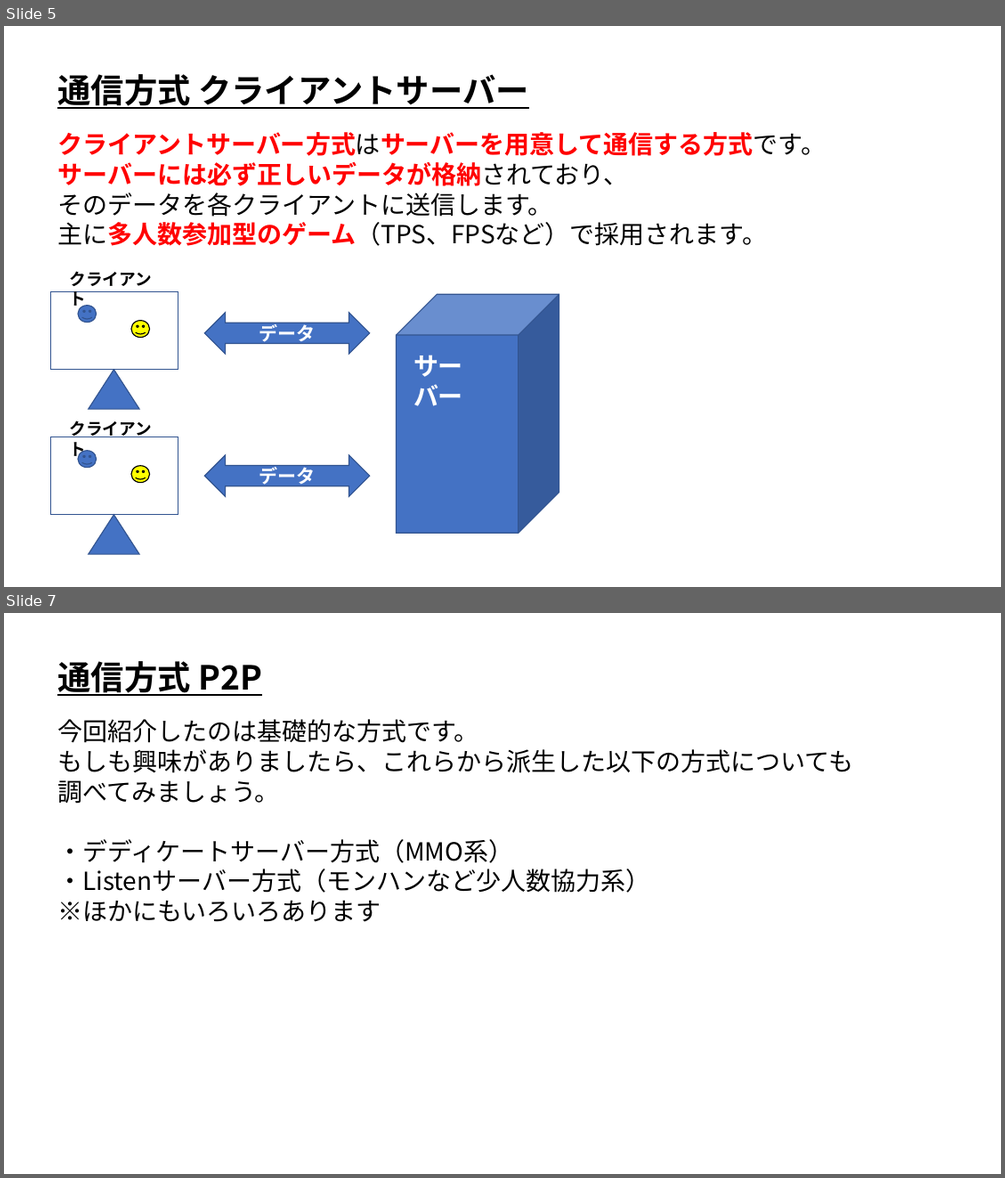
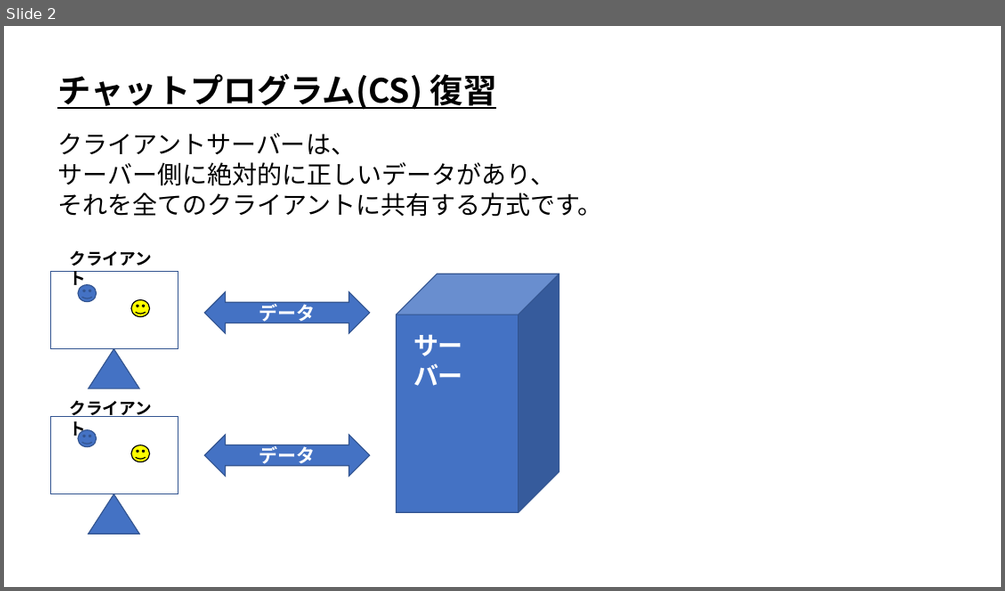
Before and after one commit to ArakiYusuke-Ohara/Textbook, a slide deck: ゲーム科3年/00_前期/オンラインゲームプログラミングⅠ/05_チャットプログラム(CS).pptx. Shown one above the other, each under a label of ours: slides 5 and 7 before the commit, slide 2 after it; the slides between them are not shown. The pictures are 1005x1178 and 1005x591 pixels, drawn with LibreOffice and Linux fonts; fonts in the diff are those of the drawing. Boxes give left, top, right and bottom in pixels: in the first picture for what was removed or moved away, otherwise in the second. Text is boxed around its words. In the diff, an @@ line names an element or a change of style, - is before the commit and + after.

Commit message:
コード、スライド微修正

```diff
--- a/ゲーム科3年/00_前期/オンラインゲームプログラミングⅠ/05_チャットプログラム(CS).pptx
+++ b/ゲーム科3年/00_前期/オンラインゲームプログラミングⅠ/05_チャットプログラム(CS).pptx
@@ slide 7 removed at (x1=4, y1=613, x2=1001, y2=1174), background #FFFFFF @@
@@ text removed at (x1=57, y1=661, x2=262, y2=696) @@
-通信方式 P2P
@@ text removed at (x1=57, y1=719, x2=853, y2=922) @@
-今回紹介したのは基礎的な方式です。
-もしも興味がありましたら、これらから派生した以下の方式についても
-調べてみましょう。
-・デディケートサーバー方式（MMO系）
-・Listenサーバー方式（モンハンなど少人数協力系）
-※ほかにもいろいろあります
@@ what was slide 5 is now slide 2 @@
@@ slide 2 changed as well @@
@@ text at (x1=57, y1=74, x2=497, y2=110): text changed @@
-通信方式 クライアントサーバー
+チャットプログラム(CS) 復習
@@ text removed at (x1=57, y1=132, x2=825, y2=246) @@
-クライアントサーバー方式はサーバーを用意して通信する方式です。
-サーバーには必ず正しいデータが格納されており、
-そのデータを各クライアントに送信します。
-主に多人数参加型のゲーム（TPS、FPSなど）で採用されます。
@@ text added at (x1=57, y1=133, x2=602, y2=216), 24 pt, text #000000 @@
+クライアントサーバーは、
+サーバー側に絶対的に正しいデータがあり、
+それを全てのクライアントに共有する方式です。
@@ 2 rectangles, 1 text, 1 smiley face moved together from (x1=50, y1=291, x2=463, y2=515) to (x1=50, y1=272, x2=463, y2=494) @@
@@ 3 smiley faces, 2 texts, 2 left right arrows, 2 triangles, 1 cube moved together from (x1=70, y1=271, x2=558, y2=554) to (x1=70, y1=250, x2=558, y2=534) @@
```
Also in this commit, not shown: 3 slides added, 5 other slides removed, 9 other files.
